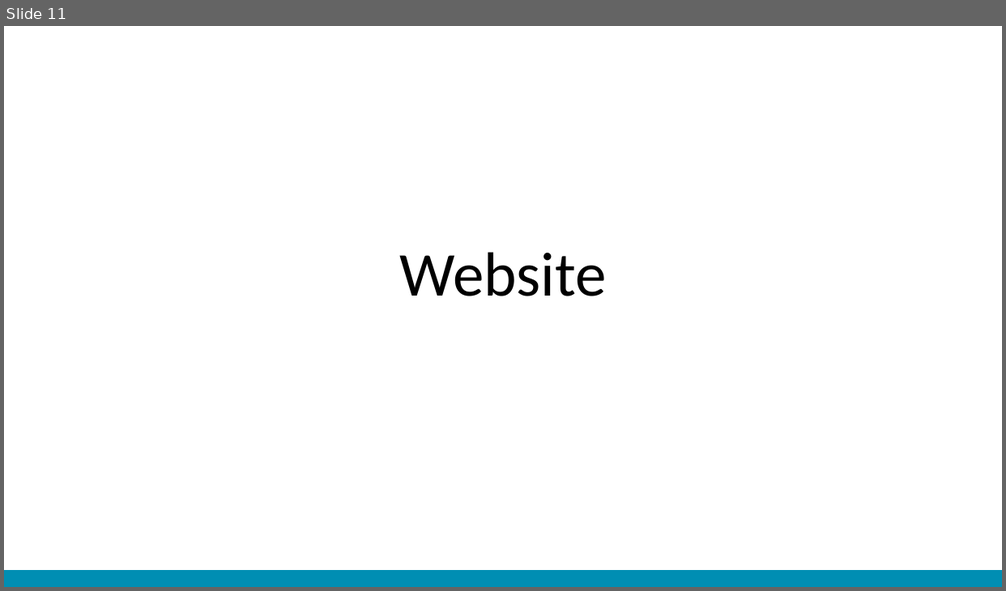
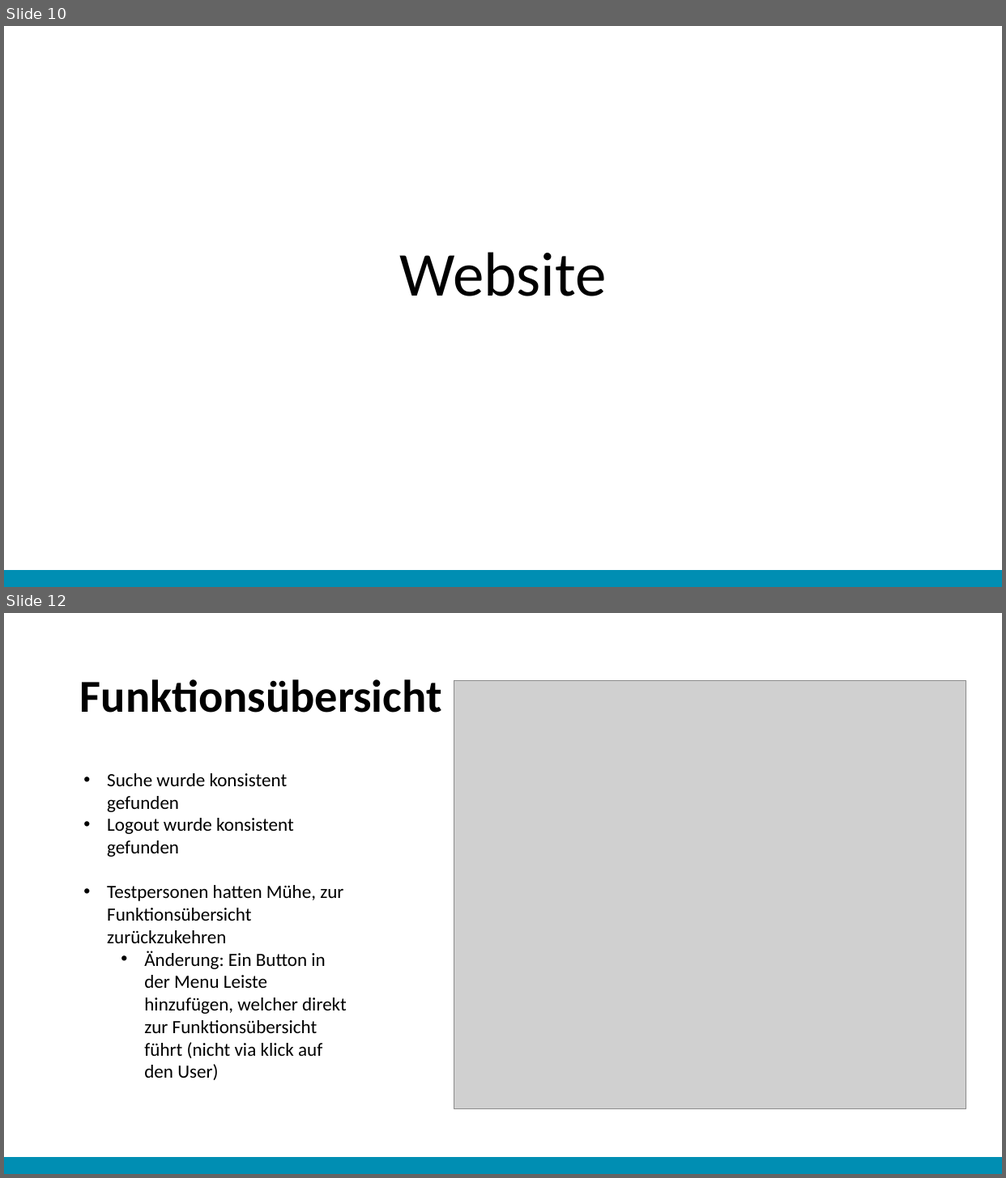
Before and after one commit to christopherchristensen/summaries, a slide deck: usab/Abschlusspräsentation.pptx. Shown one above the other, each under a label of ours: slide 11 before the commit, slides 10 and 12 after it; the slides between them are not shown. The pictures are 1006x591 and 1006x1178 pixels, drawn with LibreOffice and Linux fonts; fonts in the diff are those of the drawing; grey boxes stand for pictures. Boxes give left, top, right and bottom in pixels: in the first picture for what was removed or moved away, otherwise in the second. Text is boxed around its words. In the diff, an @@ line names an element or a change of style, - is before the commit and + after.

```diff
--- a/usab/Abschlusspräsentation.pptx
+++ b/usab/Abschlusspräsentation.pptx
@@ slide 12 added at <box>4,613,1002,1174</box>, background #FFFFFF @@
@@ title added at <box>80,679,442,713</box>, 44 pt, text #000000, bold @@
+Funktionsübersicht
@@ picture added at <box>454,680,966,1110</box> @@
@@ text added at <box>107,773,347,1080</box>, 18 pt, text #000000 @@
+• Suche wurde konsistent gefunden
+• Logout wurde konsistent gefunden
+• Testpersonen hatten Mühe, zur Funktionsübersicht zurückzukehren
+  • Änderung: Ein Button in der Menu Leiste hinzufügen, welcher direkt zur Funktionsübersicht führt (nicht via klick auf den User)
@@ rectangle added at <box>4,1158,1002,1174</box>, fill #008EB3 @@
@@ what was slide 11 is now slide 10 @@
```
Also in this commit, not shown: 3 slides changed, 7 other slides added, 6 slides removed, 1 other file.
